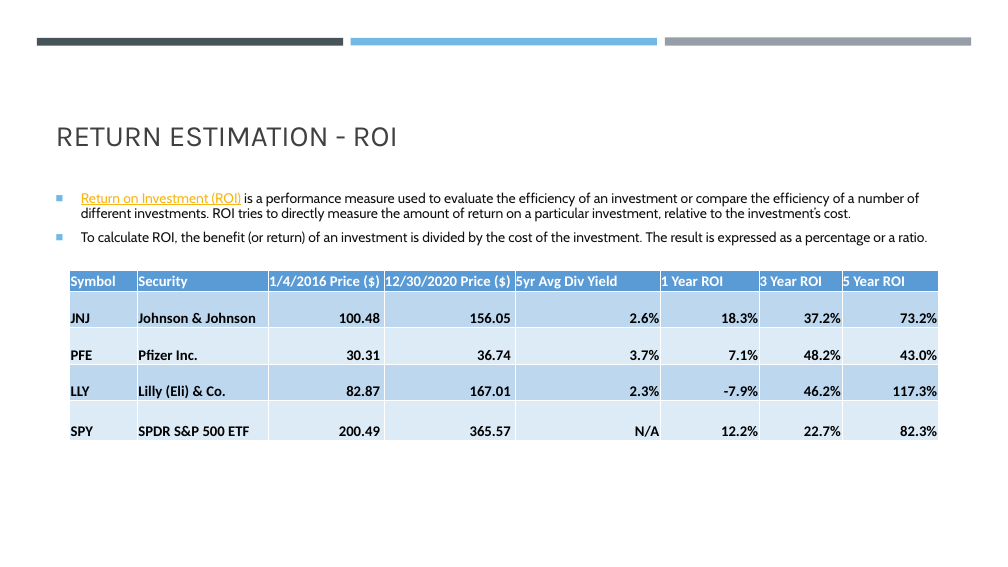
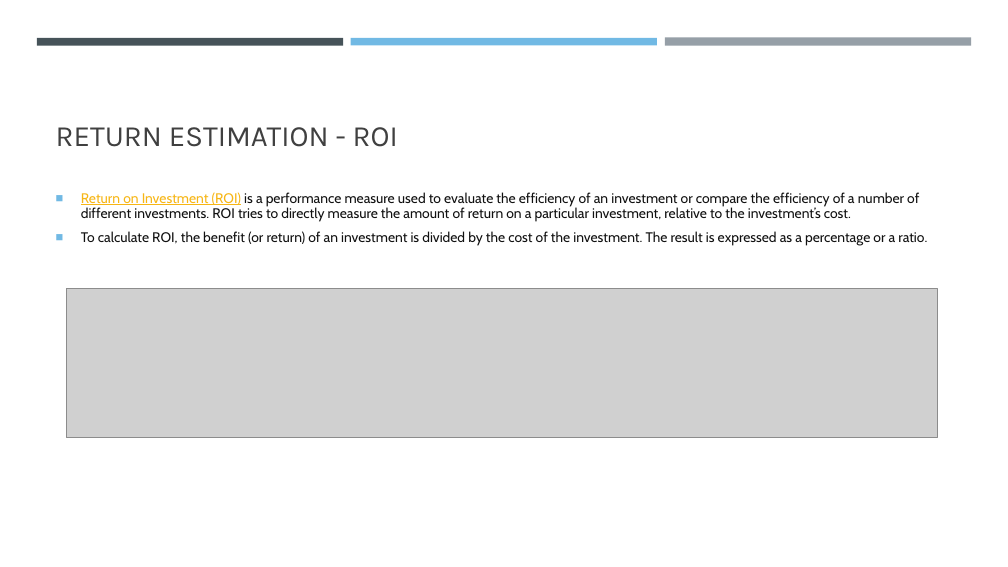
Before and after one commit to larawayn/Project-1, a slide deck: slide 11 of Stock Market Analysis.pptx. Drawn at 1008x567 pixels with LibreOffice and Linux fonts; fonts in the diff are those of the drawing; grey boxes stand for pictures. Boxes give left, top, right and bottom in pixels: in the first picture for what was removed or moved away, otherwise in the second. Text is boxed around its words. In the diff, an @@ line names an element or a change of style, - is before the commit and + after.

```diff
--- a/Stock Market Analysis.pptx
+++ b/Stock Market Analysis.pptx
@@ picture added at (x1=67, y1=289, x2=937, y2=438) @@
@@ table removed at (x1=70, y1=271, x2=938, y2=441), 5 rows, 8 columns @@
-Symbol | Security | 1/4/2016 Price ($) | 12/30/2020 Price ($) | 5yr Avg Div Yield | 1 Year ROI | 3 Year ROI | 5 Year ROI
-JNJ | Johnson & Johnson | 100.48 | 156.05 | 2.6% | 18.3% | 37.2% | 73.2%
-PFE | Pfizer Inc. | 30.31 | 36.74 | 3.7% | 7.1% | 48.2% | 43.0%
-LLY | Lilly (Eli) & Co. | 82.87 | 167.01 | 2.3% | -7.9% | 46.2% | 117.3%
-SPY | SPDR S&P 500 ETF | 200.49 | 365.57 | N/A | 12.2% | 22.7% | 82.3%
```
Also in this commit, not shown: 6 other slides changed, 2 other files.
